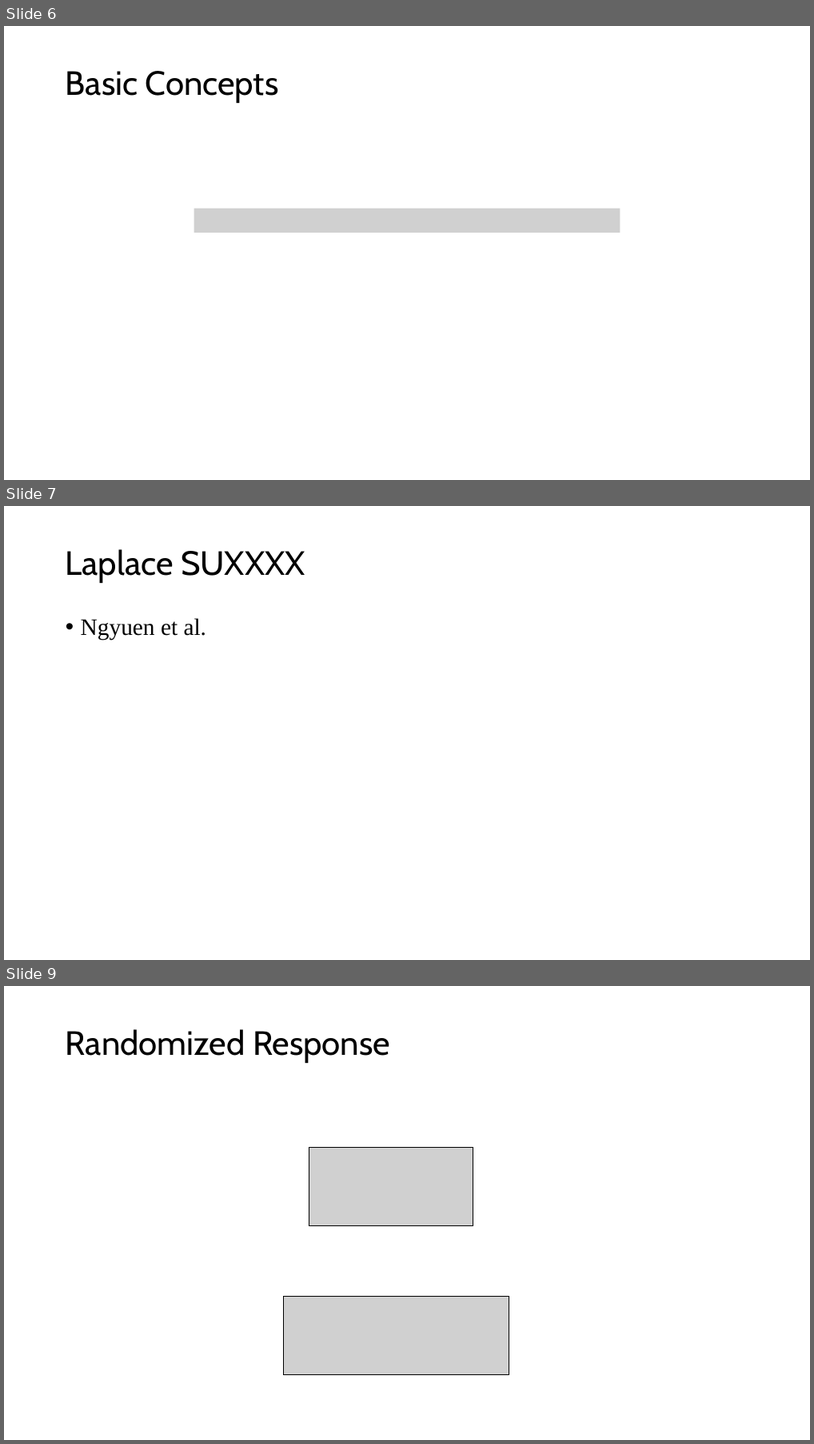
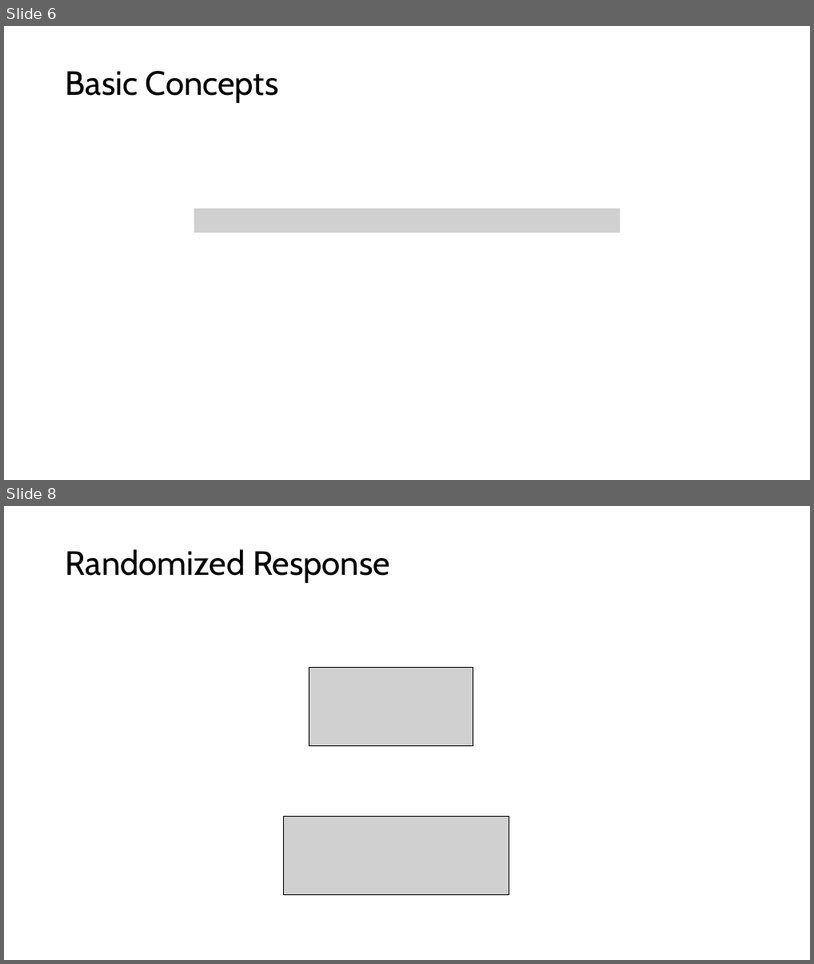
Before and after one commit to CodeFluent/Notes, a slide deck: CS-6223/hw/Grad_Project/Final Documents/PrivKV Differential Privacy for Key Value Structured Data.pptx. Shown one above the other, each under a label of ours: slides 6, 7 and 9 before the commit, slides 6 and 8 after it; the slides between them are not shown. The pictures are 814x1444 and 814x964 pixels, drawn with LibreOffice and Linux fonts; fonts in the diff are those of the drawing; grey boxes stand for pictures. Boxes give left, top, right and bottom in pixels: in the first picture for what was removed or moved away, otherwise in the second. Text is boxed around its words. In the diff, an @@ line names an element or a change of style, - is before the commit and + after.

```diff
--- a/CS-6223/hw/Grad_Project/Final Documents/PrivKV Differential Privacy for Key Value Structured Data.pptx
+++ b/CS-6223/hw/Grad_Project/Final Documents/PrivKV Differential Privacy for Key Value Structured Data.pptx
@@ slide 7 removed at <box>4,506,810,960</box>, background #FFFFFF @@
@@ title removed at <box>66,549,305,583</box> @@
-Laplace SUXXXX
@@ text removed at <box>81,618,207,640</box> @@
-• Ngyuen et al.
@@ what was slide 9 is now slide 8 @@
```
Also in this commit, not shown: 1 slide changed, 5 slides added.
